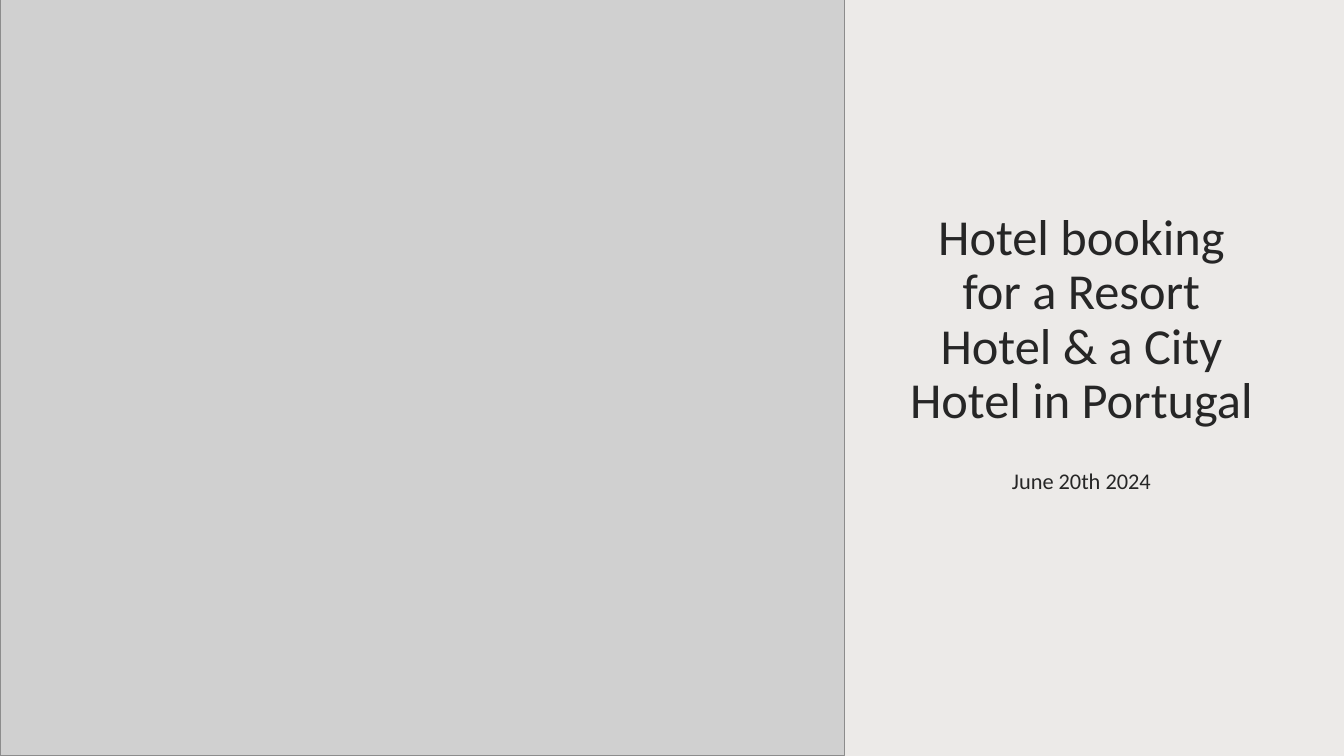
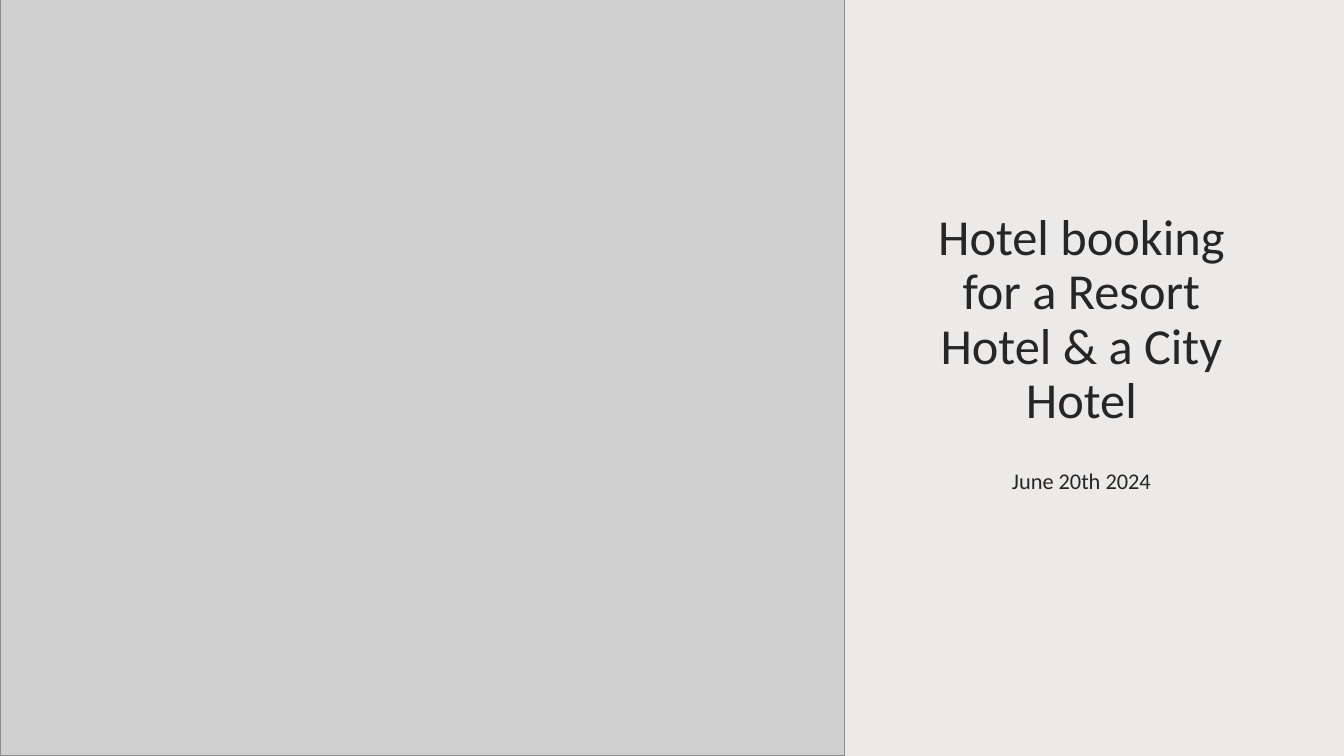
Before and after one commit to pin164/project_1, a slide deck: slide 1 of DRAFT Project1-Hotel_Booking.pptx. Drawn at 1344x756 pixels with LibreOffice and Linux fonts; fonts in the diff are those of the drawing; grey boxes stand for pictures. Boxes give left, top, right and bottom in pixels: in the first picture for what was removed or moved away, otherwise in the second. Text is boxed around its words. In the diff, an @@ line names an element or a change of style, - is before the commit and + after.

Commit message:
Presentation

```diff
--- a/DRAFT Project1-Hotel_Booking.pptx
+++ b/DRAFT Project1-Hotel_Booking.pptx
@@ title at bbox=[938, 220, 1224, 419]: text changed @@
-Hotel booking for a Resort Hotel & a City Hotel in Portugal
+Hotel booking for a Resort Hotel & a City Hotel
```
Also in this commit, not shown: 1 other slide changed, 6 slides added, 1 other file.
